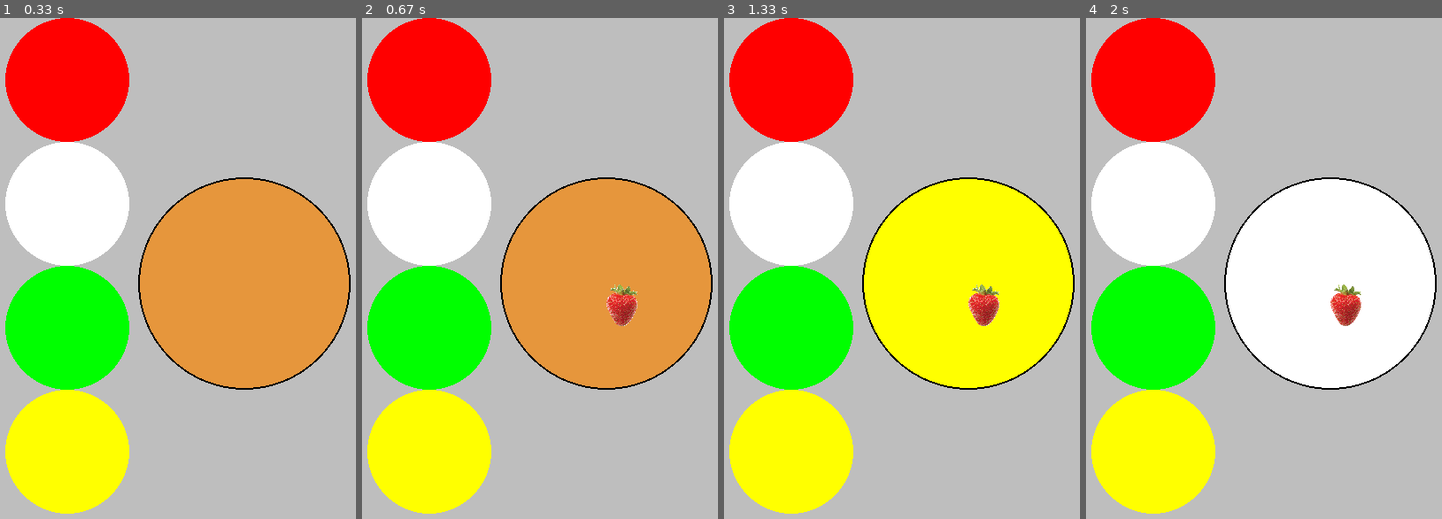
Above: before the commit, frames 1-4 (left to right).
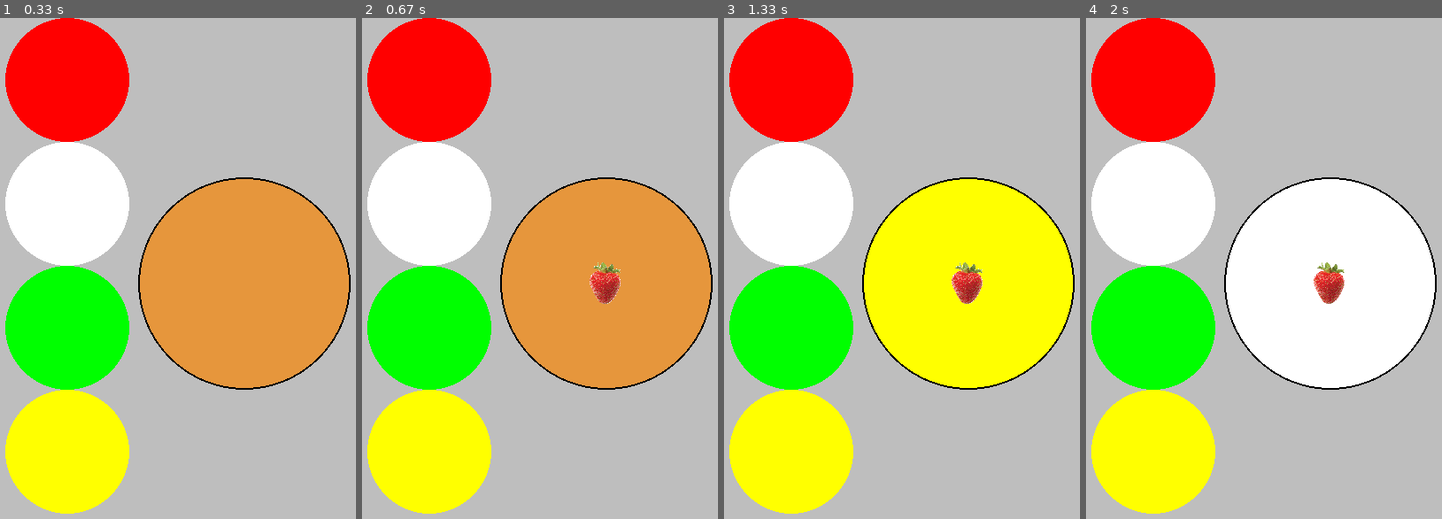
Above: after the commit, the same moments.

Repository: bennorth/cake-decoration-in-pygame
Game: pygame game, started from cake.py
The game is run twice, just before and just after one commit, with the same random seed, the same clock (stepped at 60 frames per second) and the same inputs.
Inputs (mouse positions are in pixels of both pictures, inside the frame that each line leads up to):
- Up to frame 1 (0.33 s): no input
- Up to frame 2 (0.67 s): click (607, 283) at 0.38 s
- Up to frame 3 (1.33 s): click (841, 288) at 0.72 s; click (802, 408) at 1.05 s
- Up to frame 4 (2 s): click (1192, 88) at 1.38 s; click (1203, 178) at 1.72 s

Frame 1 is identical in both runs. In frame 2, 1.0% of the frame differs, in the area x 63-78%, y 48-62%; in frame 3, 1.0%; in frame 4, 1.0%.

Commit message:
make strawberry centred on click position

Diff:
--- a/cake.py
+++ b/cake.py
@@ -29,8 +29,8 @@
 
                 if 180 < click_x< 420 and 180 < click_y< 420:
                     print ('cake')
-                    strawberry_x = click_x
-                    strawberry_y = click_y
+                    strawberry_x = click_x - strawberry.get_width() / 2
+                    strawberry_y = click_y - strawberry.get_height() / 2
 
                 if 28 < click_x < 171:
                     if 1 < click_y < 139:
